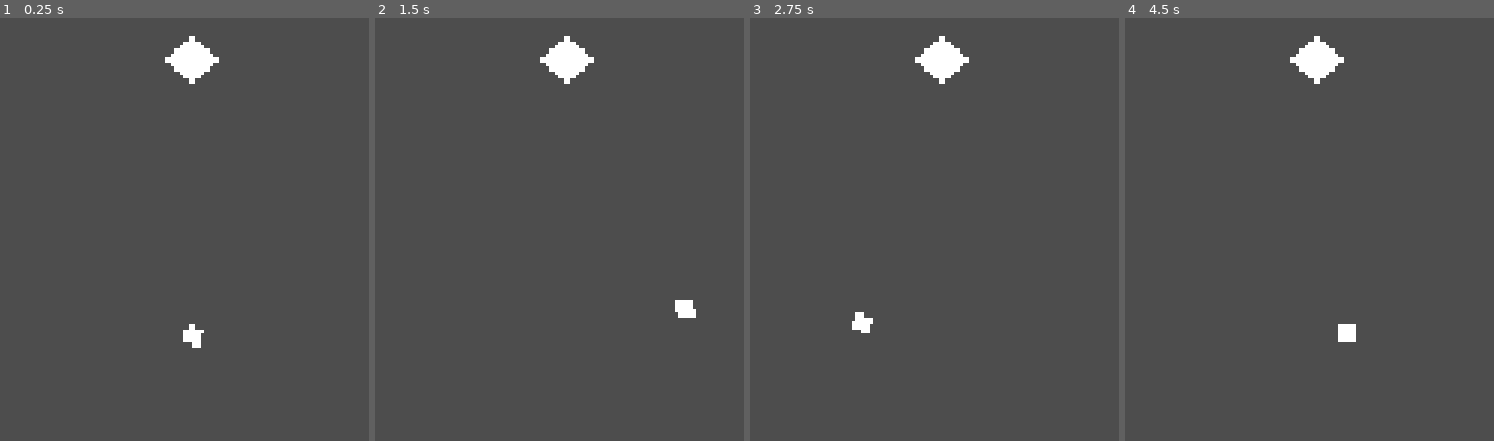
Above: before the commit, frames 1-4 (left to right).
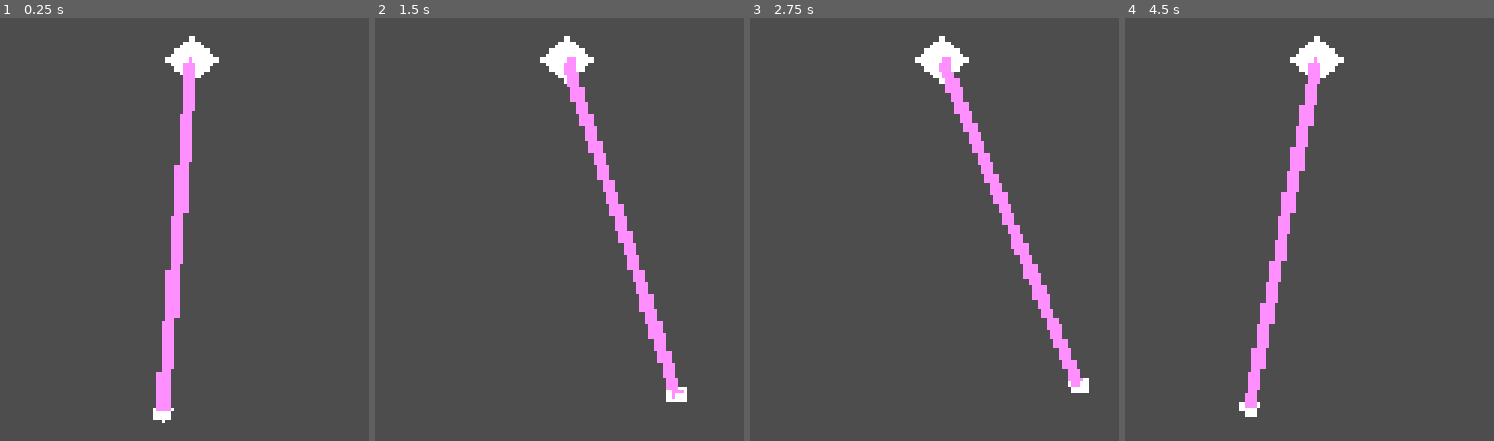
Above: after the commit, the same moments.

Repository: MadAvidCoder/Spin-phibian
Game: Godot game, scene res://scenes/grappling hook.tscn
Two runs of this game, one before a commit and one after it. Both use one fixed random seed, a clock stepped at 60 frames per second and the inputs below. This scene is started directly instead of the project's main scene.
Inputs:
- Up to frame 1 (0.25 s): no input
- Up to frame 2 (1.5 s): no input
- Up to frame 3 (2.75 s): no input
- Up to frame 4 (4.5 s): no input

The runs differ from the first frame. In frame 1, 3.2% of the frame differs, in the area x 41-56%, y 9-96%; in frame 2, 3.2%; in frame 3, 3.1%; in frame 4, 3.2%.

Commit message:
Add tongue Added a line to represent the tongue

Diff:
--- a/src/scenes/grappling hook.tscn
+++ b/src/scenes/grappling hook.tscn
@@ -1,4 +1,6 @@
 [gd_scene format=3 uid="uid://3amnrpey8rcm"]
+
+[ext_resource type="Script" uid="uid://cj72hugr8jab0" path="res://scenes/line.gd" id="1_hbu4b"]
 
 [sub_resource type="CircleShape2D" id="CircleShape2D_n83mn"]
 radius = 2.0
@@ -17,12 +19,13 @@
 polygon = PackedVector2Array(0, -2, 2, 0, 0, 2, -2, 0)
 
 [node name="RigidBody2D" type="RigidBody2D" parent="." unique_id=1693184994]
+position = Vector2(-13, 25)
 
 [node name="CollisionShape2D" type="CollisionShape2D" parent="RigidBody2D" unique_id=1220312673]
-position = Vector2(-11, 19)
 shape = SubResource("CircleShape2D_05fc1")
 
 [node name="Polygon2D" type="Polygon2D" parent="RigidBody2D" unique_id=664934573]
+position = Vector2(11, -19)
 polygon = PackedVector2Array(-11, 18, -10, 19, -11, 20, -12, 19)
 
 [node name="PinJoint2D" type="PinJoint2D" parent="." unique_id=699934310]
@@ -31,3 +34,9 @@
 
 [node name="Camera2D" type="Camera2D" parent="." unique_id=400828232]
 zoom = Vector2(6, 6)
+
+[node name="Line" type="Line2D" parent="." unique_id=113373062]
+points = PackedVector2Array(40, 1, 40, 22)
+width = 1.0
+default_color = Color(1, 0.56078434, 1, 1)
+script = ExtResource("1_hbu4b")
--- /dev/null
+++ b/src/scenes/line.gd
@@ -0,0 +1,9 @@
+extends Line2D
+
+@onready var anchor =  $"../Area2D"
+@onready var player = $"../RigidBody2D"
+
+func _process(_delta: float) -> void:
+	var point_0 = anchor.position
+	var point_1 = player.position
+	points = [point_0, point_1]
Not shown, added: src/scenes/line.gd.uid
